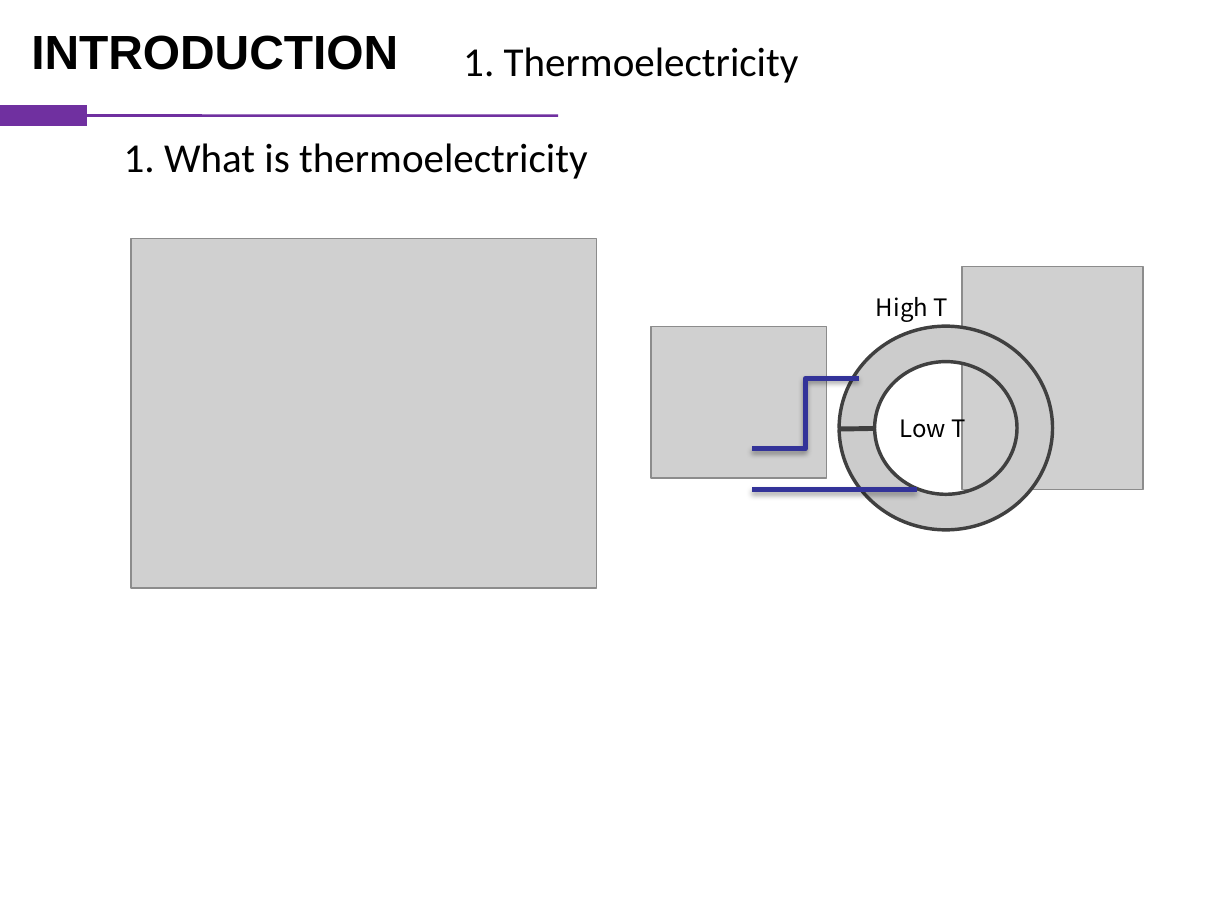
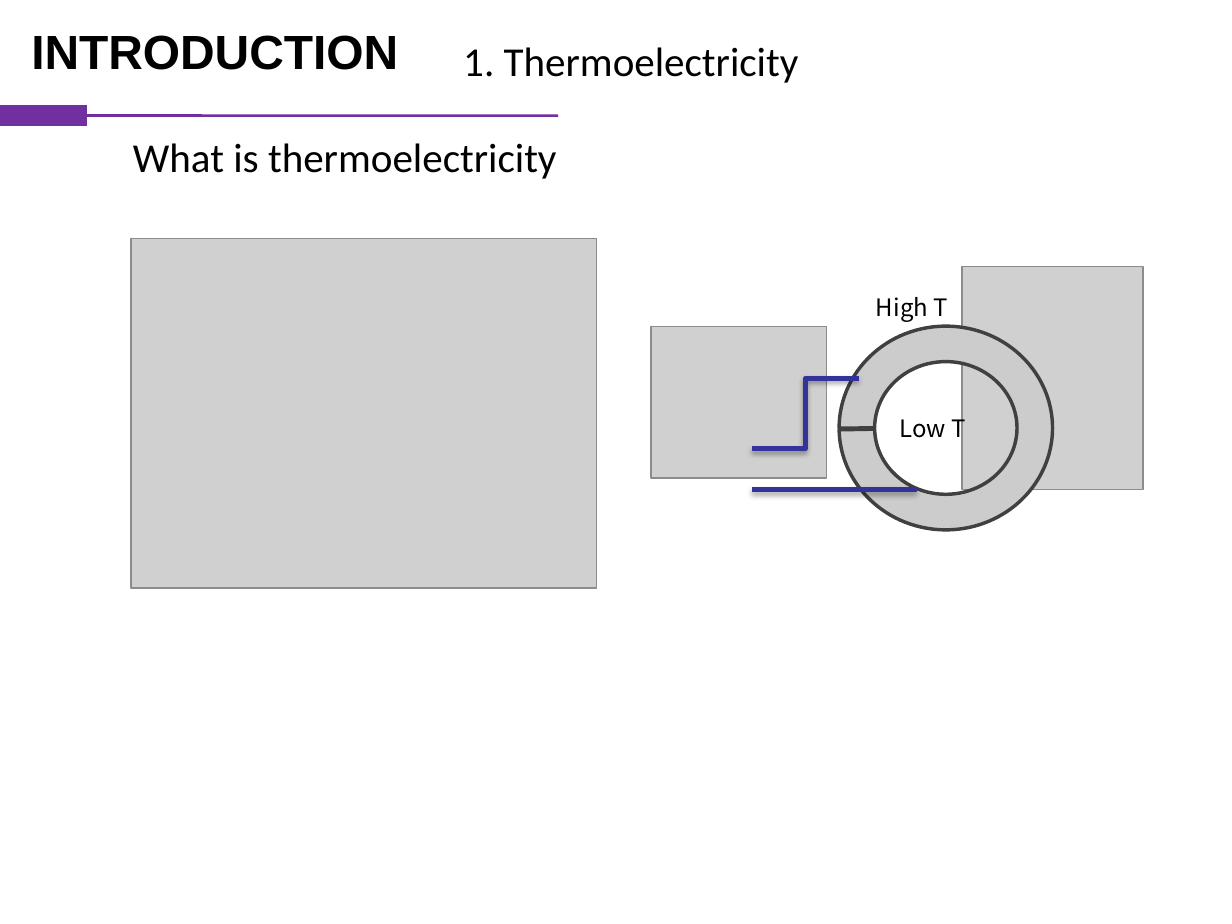
Before and after one commit to vanceeasleaf/paper_bi4i4, a slide deck: slide 3 of bi4i4.pptx. Drawn at 1232x924 pixels with LibreOffice and Linux fonts; fonts in the diff are those of the drawing; grey boxes stand for pictures. Boxes give left, top, right and bottom in pixels: in the first picture for what was removed or moved away, otherwise in the second. Text is boxed around its words. In the diff, an @@ line names an element or a change of style, - is before the commit and + after.

```diff
--- a/bi4i4.pptx
+++ b/bi4i4.pptx
@@ text at [133,143,557,179]: text changed @@
-1. What is thermoelectricity
+What is thermoelectricity
```
Also in this commit, not shown: 1 other slide changed, 2 slides added, 2 slides removed.
